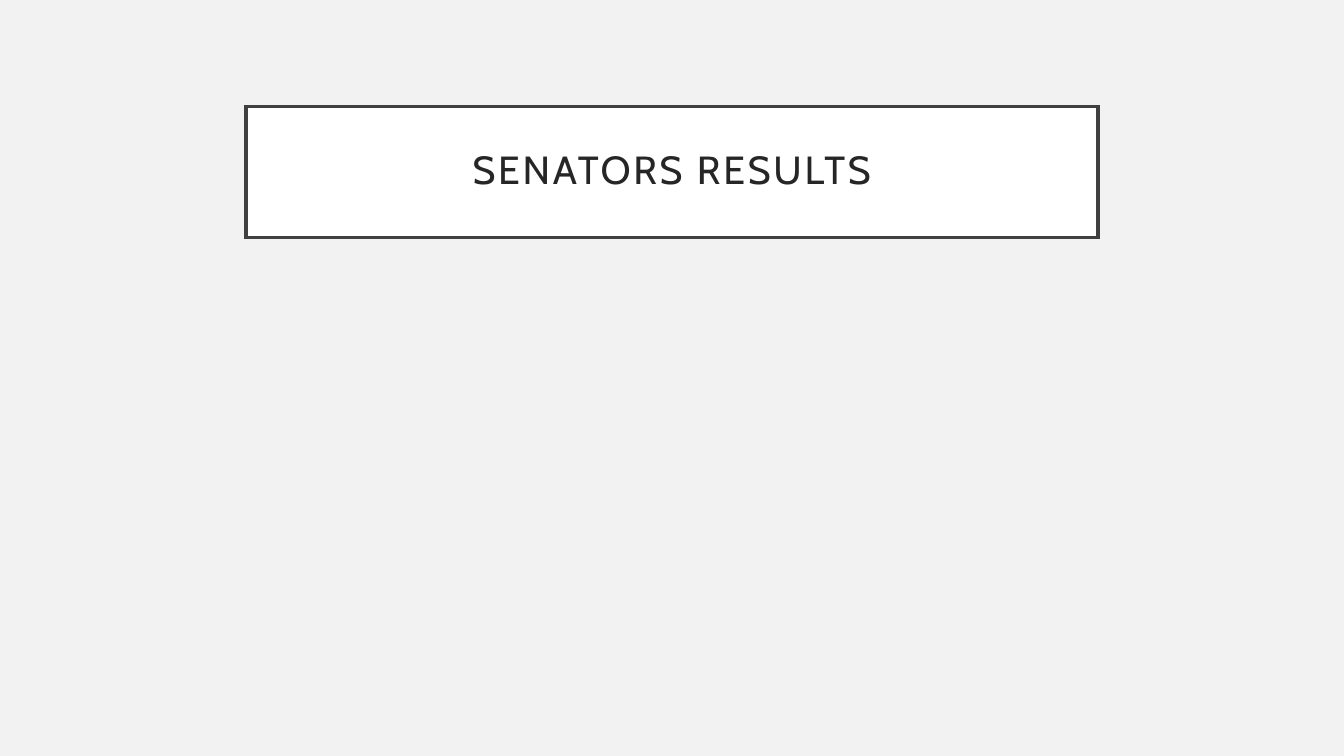
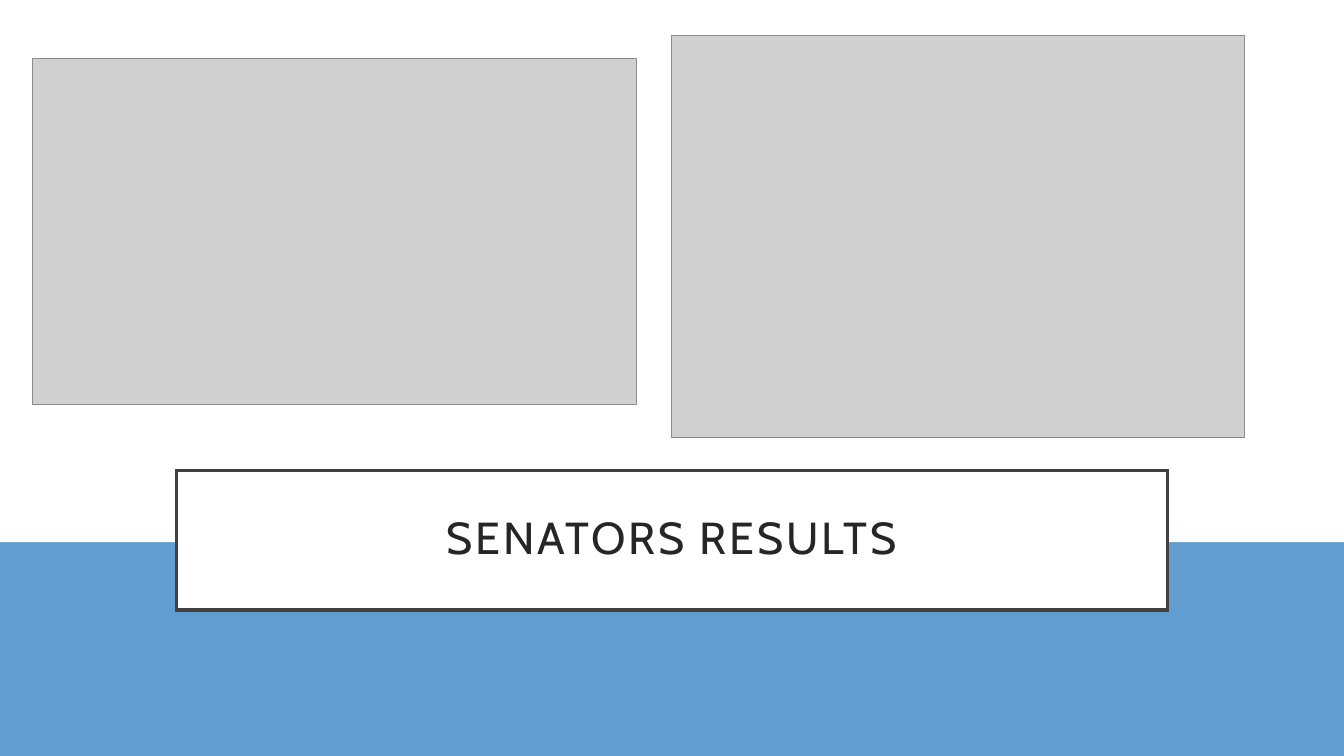
Before and after one commit to oliviaroy20/SocialSensing, a slide deck: slide 11 of Final Presentation.pptx (slide 10 before the commit). Drawn at 1344x756 pixels with LibreOffice and Linux fonts; fonts in the diff are those of the drawing; grey boxes stand for pictures. Boxes give left, top, right and bottom in pixels: in the first picture for what was removed or moved away, otherwise in the second. Text is boxed around its words. In the diff, an @@ line names an element or a change of style, - is before the commit and + after.

```diff
--- a/Final Presentation.pptx
+++ b/Final Presentation.pptx
@@ background #F2F2F2 to #629DD1 @@
@@ rectangle added at [0, 0, 1344, 542], fill #FFFFFF @@
@@ picture added at [33, 58, 636, 404] @@
@@ picture added at [673, 35, 1245, 438] @@
@@ title "SENATORS RESULTS": place and size @@
-title "SENATORS RESULTS" at [246, 106, 1098, 237]
+title "SENATORS RESULTS" at [176, 471, 1168, 610]
@@ title "SENATORS RESULTS" at [176, 471, 1168, 610]: size 28 to 32 pt @@
```
Also in this commit, not shown: 1 other slide changed, 6 slides added, 6 slides removed, 3 other files.
